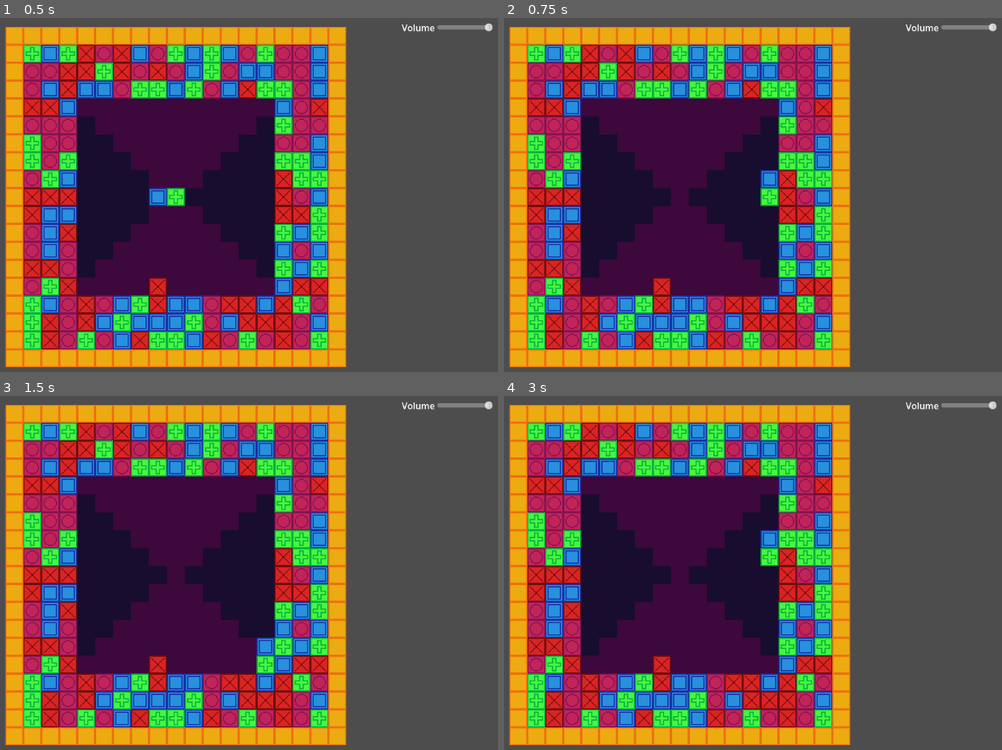
Above: before the commit, frames 1-4 (two rows, left to right).
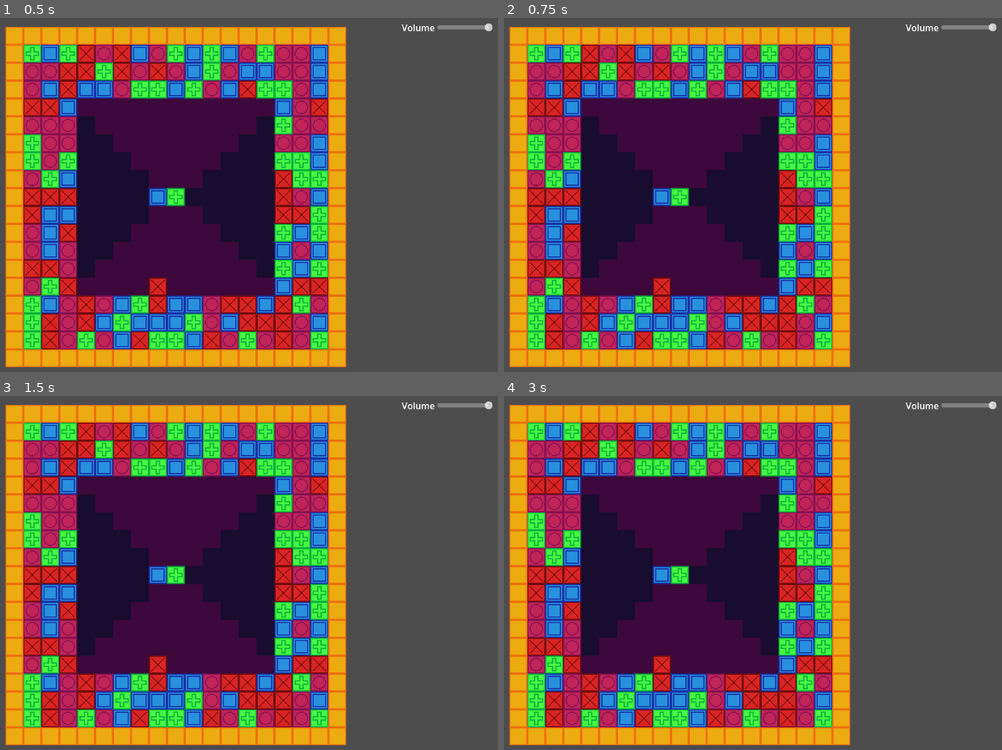
Above: after the commit, the same moments.

Repository: OwlyCode/LD54
Game: Godot game, scene res://game.tscn
Two runs of this game, one before a commit and one after it. Both use one fixed random seed, a clock stepped at 60 frames per second and the inputs below.
Inputs:
- Up to frame 1 (0.5 s): no input
- Up to frame 2 (0.75 s): tap Enter at 0.5 s; hold Right (right) from 0.53 s (still down); tap Space (rotate) at 0.6 s
- Up to frame 3 (1.5 s): tap Space (rotate) at 1.25, 1.35 s; release Right (right) at 1.28 s; hold Down (down) from 1.28 s (still down)
- Up to frame 4 (3 s): tap Enter at 2 s; release Down (down) at 2.03 s; hold Right (right) 2.03-2.78 s; tap Space (rotate) at 2.1, 2.75, 2.85 s; hold Up (up) from 2.78 s (still down)

Frame 1 is identical in both runs. In frame 2, 0.8% of the frame differs, in the area x 29-56%, y 42-54%; in frame 3, 0.8%; in frame 4, 0.8%.

Commit message:
Update TileMap.gd

Diff:
--- a/TileMap.gd
+++ b/TileMap.gd
@@ -21,6 +21,7 @@
 var drop_cooldown = COOLDOWN_VALUE
 var lock_cooldown = Global.LOCK_TIME
 var combo_cooldown = Global.COMBO_TIME
+var idle_cooldown = Global.IDLE_TIME
 
 enum { DROPPING, LOCKING, MATCHING }
 
@@ -397,8 +398,16 @@
 
 	action_cooldown -= delta
 
+	idle_cooldown -= delta
+
+	if interacted:
+		idle_cooldown = Global.IDLE_TIME
+
 	interact()
 	interacted = false
+
+	if idle_cooldown < 0:
+		lock()
 
 	if game_state == DROPPING:
 		cooldown -= delta
